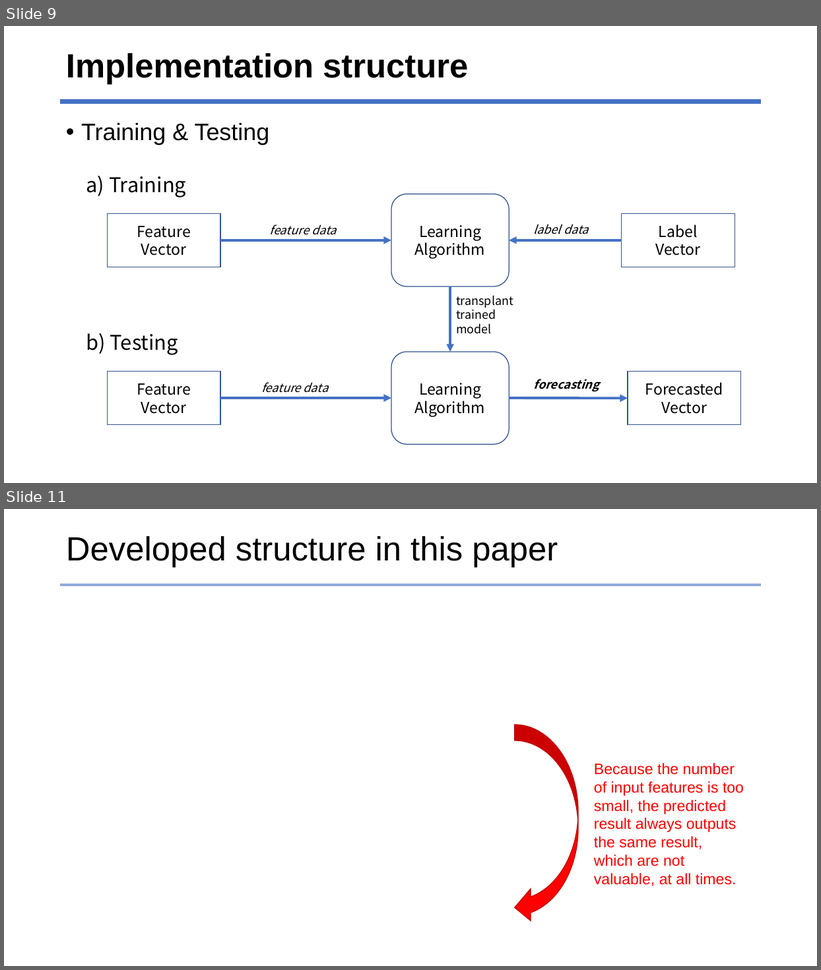
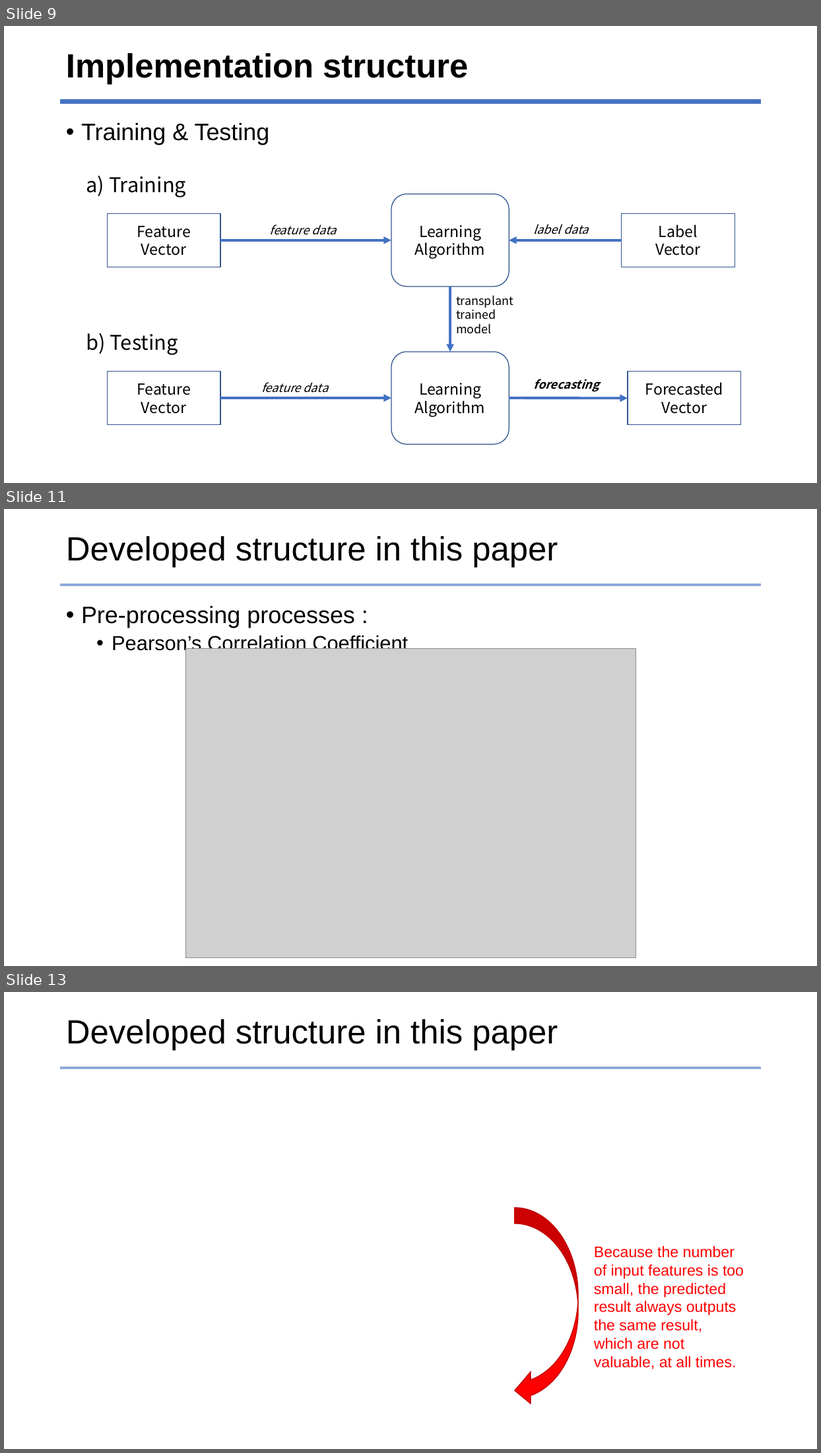
Before and after one commit to jhyun0919/STLF_of_Australian_NEM_by_H-ELM, a slide deck: ppt_slides/prepare_ELM2017_26MAY2017.pptx. Shown one above the other, each under a label of ours: slides 9 and 11 before the commit, slides 9, 11 and 13 after it; the slides between them are not shown. The pictures are 821x970 and 821x1453 pixels, drawn with LibreOffice and Linux fonts; fonts in the diff are those of the drawing; grey boxes stand for pictures. Boxes give left, top, right and bottom in pixels: in the first picture for what was removed or moved away, otherwise in the second. Text is boxed around its words. In the diff, an @@ line names an element or a change of style, - is before the commit and + after.

```diff
--- a/ppt_slides/prepare_ELM2017_26MAY2017.pptx
+++ b/ppt_slides/prepare_ELM2017_26MAY2017.pptx
@@ slide 11 added at (4,509,817,966), background #FFFFFF @@
@@ title added at (66,536,558,568), 39.6 pt, text #000000 @@
+Developed structure in this paper
@@ line added from (60, 585) to (762, 585), #8FAADC 3.16 pt @@
@@ text added at (81,606,408,654), 24 pt, text #000000 @@
+• Pre-processing processes :
+  • Pearson’s Correlation Coefficient
@@ picture added at (186,649,636,958) @@
@@ what was slide 11 is now slide 13 @@
```
Also in this commit, not shown: 16 slides changed, 1 other slide added, 2 slides removed, 27 other files.
